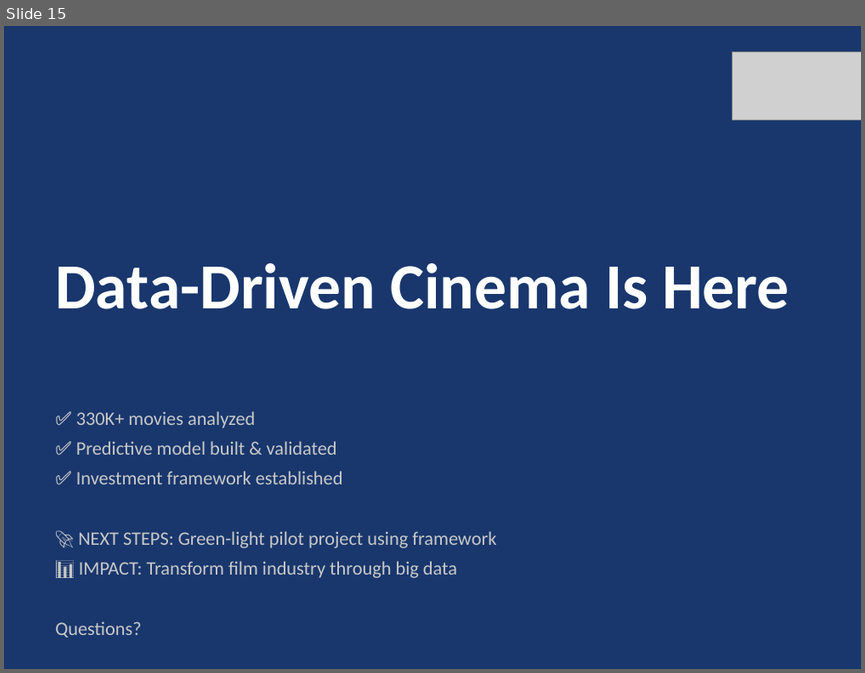
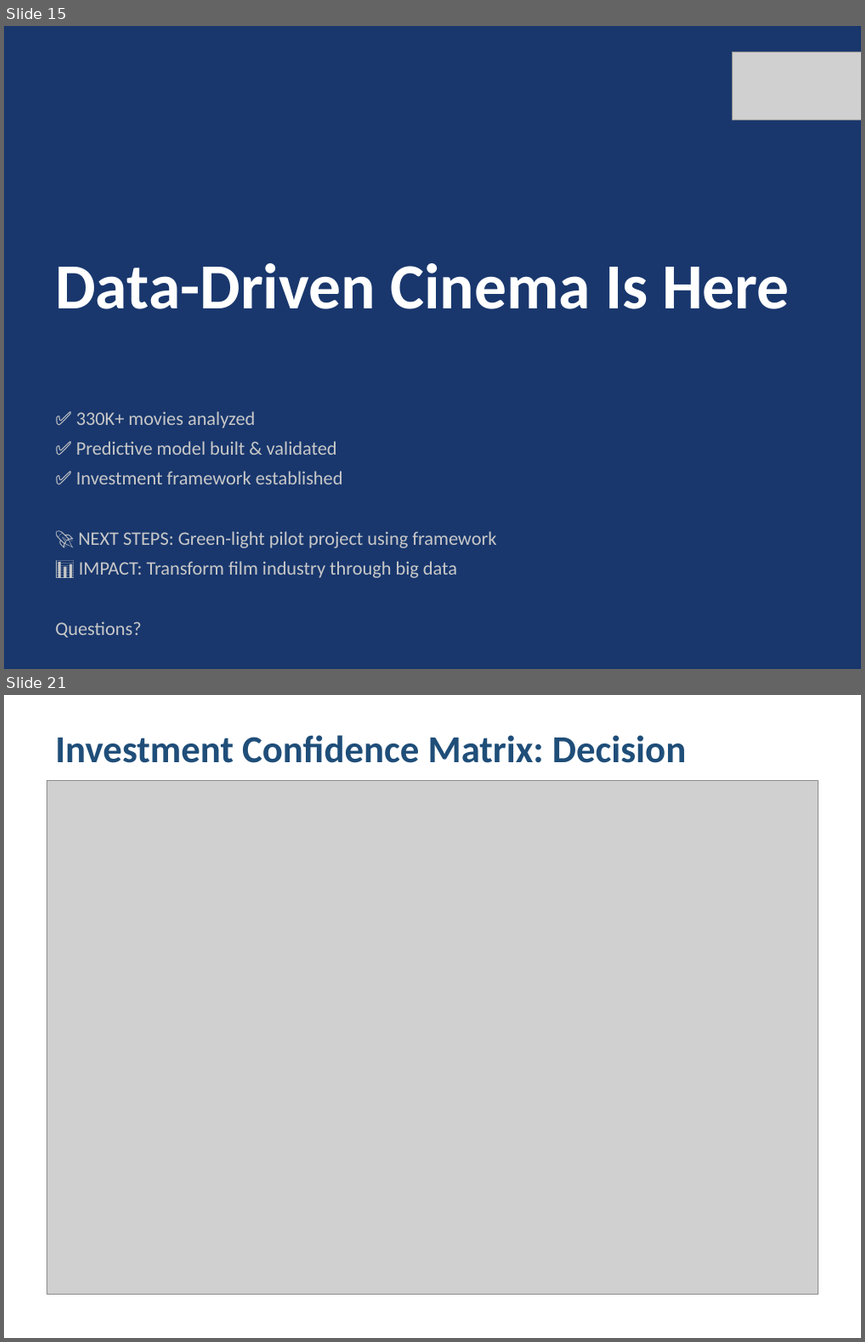
Before and after one commit to horacefonseca/bigdata_imdb_businesscase, a slide deck: presentation/IMDb_Business_Case_Presentation.pptx. Shown one above the other, each under a label of ours: slide 15 before the commit, slides 15 and 21 after it; the slides between them are not shown. The pictures are 865x673 and 865x1342 pixels, drawn with LibreOffice and Linux fonts; fonts in the diff are those of the drawing; grey boxes stand for pictures. Boxes give left, top, right and bottom in pixels: in the first picture for what was removed or moved away, otherwise in the second. Text is boxed around its words. In the diff, an @@ line names an element or a change of style, - is before the commit and + after.

```diff
--- a/presentation/IMDb_Business_Case_Presentation.pptx
+++ b/presentation/IMDb_Business_Case_Presentation.pptx
@@ slide 21 added at [4, 695, 861, 1338], background #FFFFFF @@
@@ text added at [55, 735, 686, 781], 32 pt, text #1F4E79, bold @@
+Investment Confidence Matrix: Decision Readiness
@@ picture added at [46, 781, 818, 1294] @@
```
Also in this commit, not shown: 19 other slides added, 38 other files.
